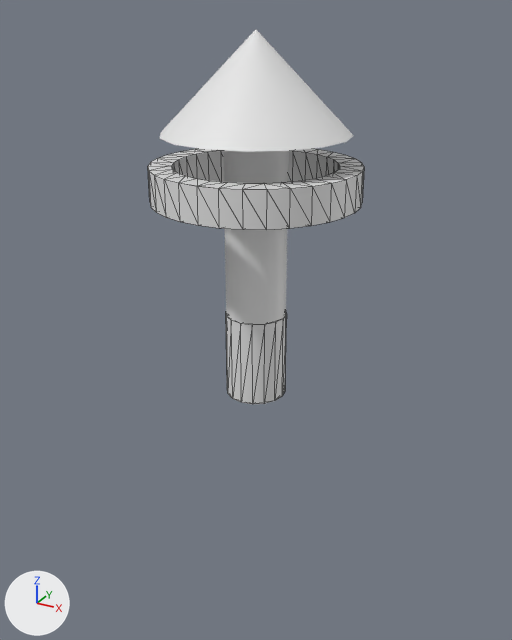
The COLLADA model Assets/Simulation/Models/MDVMAxisModels.dae as it was, and as the next commit left it.
Before and after are seen from a 50 mm camera at (7.21, -13.1, 1.37) aimed at (-0.06, 0.1, -5.23). Lighting does not change. The marker at lower left points along +X, +Y and +Z. Mesh edges are drawn as thin lines on the coarser meshes. Where no turn or scale is listed for an object, it has been applied to the vertices.

In view in the first picture: 'ArrowUp', 'ExtensionCylinder', 'FilterCircleUp'.
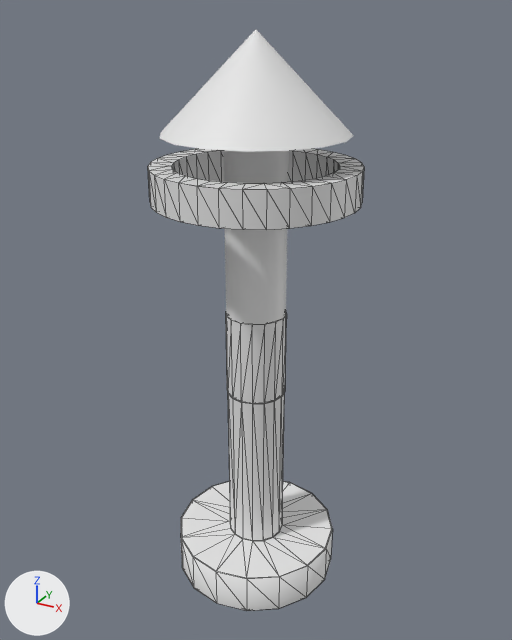
The change, as a diff of the scene's bpy script:
```diff
--- a/Assets/Simulation/Models/MDVMAxisModels.dae.py
+++ b/Assets/Simulation/Models/MDVMAxisModels.dae.py
@@ me_cone_001 @@
+me_cone_001.from_pydata(...)  # 176 vertices, 348 faces; spans x -2.0..2.0, y -2.0..2.0, z -0.01..5.0
@@ ob_downbucket @@
+ob_downbucket = bpy.data.objects.new('DownBucket', me_cone_001)
+ob_downbucket.location = (0.0, 0.0, -12.0)
```

Pixel boxes [x1, y1, x2, y2] of what changed, in the pictures (512 x 640 px):
'DownBucket', added: after [181, 394, 333, 611]
